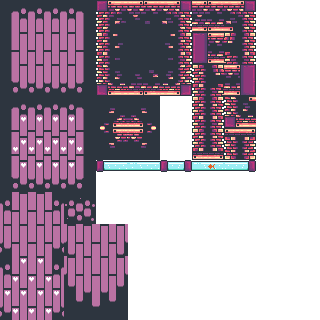
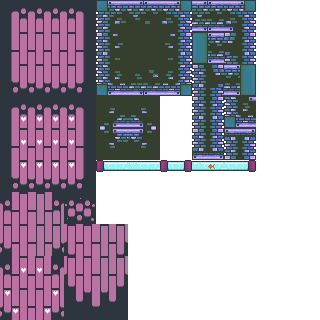
Two versions of the same layered image (320 x 320). Layer-by-layer changes:
painted on "Calque 33" over left=31, top=256, right=62, bottom=297
painted on "Calque 32" over left=31, top=288, right=63, bottom=320
painted on "Calque 5" over left=20, top=128, right=75, bottom=156
removed group "Groupe 4" (in "Groupe 5") (24 layers) from group "Groupe 5" over left=64, top=0, right=256, bottom=160
removed layer "Calque 23" from group "Groupe 4" over left=96, top=32, right=128, bottom=64
removed layer "Calque 22" from group "Groupe 4" over left=96, top=64, right=128, bottom=96
removed layer "Calque 21" from group "Groupe 4" over left=160, top=64, right=192, bottom=96
removed layer "Calque 20" from group "Groupe 4" over left=96, top=0, right=128, bottom=32
removed layer "Calque 24" from group "Groupe 4" over left=128, top=0, right=160, bottom=32
removed layer "Calque 18" from group "Groupe 4" over left=160, top=0, right=192, bottom=32
removed layer "Calque 17" from group "Groupe 4" over left=128, top=64, right=160, bottom=96
removed layer "Calque 16" from group "Groupe 4" over left=128, top=32, right=160, bottom=64
removed layer "Calque 14" from group "Groupe 4" over left=96, top=128, right=128, bottom=160
removed layer "Calque 52" from group "Groupe 4" over left=224, top=64, right=256, bottom=96
removed layer "Calque 51" from group "Groupe 4" over left=192, top=32, right=224, bottom=64
removed layer "Calque 50" from group "Groupe 4" over left=192, top=0, right=224, bottom=32
removed layer "Calque 49" from group "Groupe 4" over left=224, top=128, right=256, bottom=160
removed layer "Calque 48" from group "Groupe 4" over left=192, top=128, right=224, bottom=160
removed layer "Calque 47" from group "Groupe 4" over left=192, top=64, right=224, bottom=96
added layer "Groupe 4" (in "Groupe 5") in group "Groupe 5" over left=64, top=0, right=256, bottom=160
…and 12 more changes (2 added, 2 painted, 8 removed)
